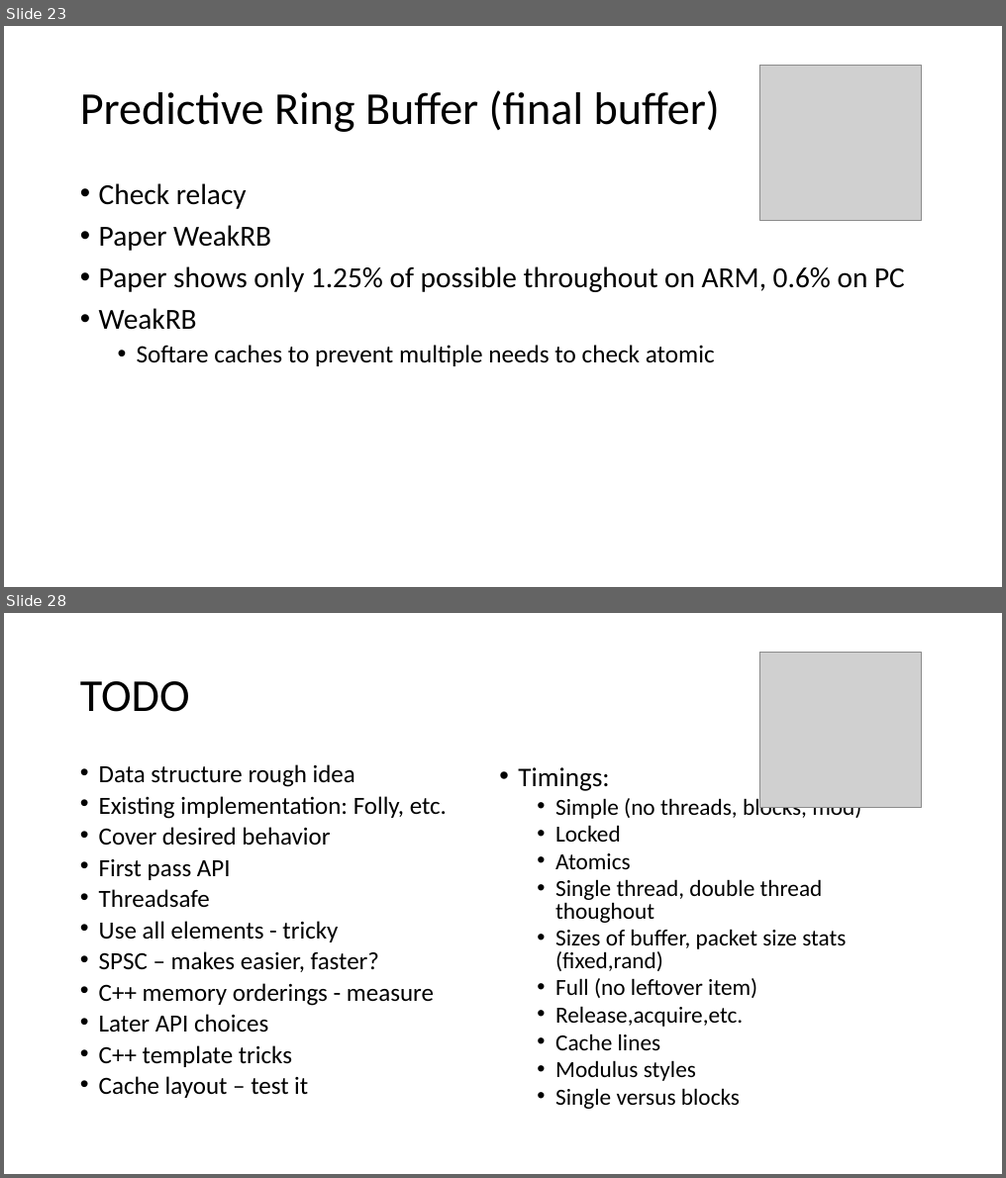
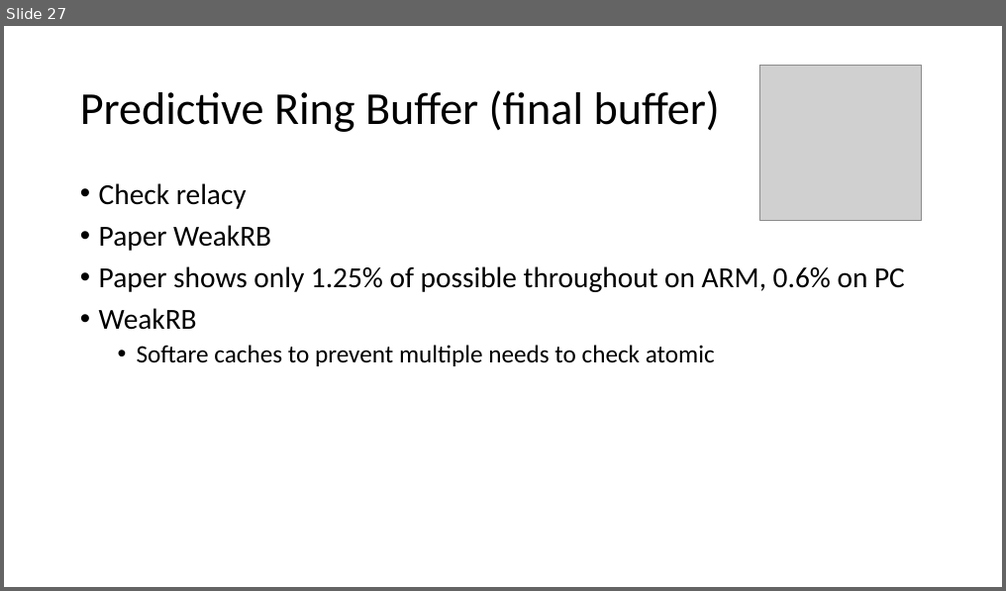
Before and after one commit to ChrisLomont/RingBuffer, a slide deck: Making a Ringbuffer.pptx. Shown one above the other, each under a label of ours: slides 23 and 28 before the commit, slide 27 after it; the slides between them are not shown. The pictures are 1006x1178 and 1006x591 pixels, drawn with LibreOffice and Linux fonts; fonts in the diff are those of the drawing; grey boxes stand for pictures. Boxes give left, top, right and bottom in pixels: in the first picture for what was removed or moved away, otherwise in the second. Text is boxed around its words. In the diff, an @@ line names an element or a change of style, - is before the commit and + after.

Commit message:
cleanup, data

```diff
--- a/Making a Ringbuffer.pptx
+++ b/Making a Ringbuffer.pptx
@@ slide 28 removed at (4,613,1002,1174), background #FFFFFF @@
@@ picture removed at (759,652,921,807) @@
@@ title removed at (80,681,190,712) @@
-TODO
@@ text removed at (99,764,447,1098) @@
-• Data structure rough idea
-• Existing implementation: Folly, etc.
-• Cover desired behavior
-• First pass API
-• Threadsafe
-• Use all elements - tricky
-• SPSC – makes easier, faster?
-• C++ memory orderings - measure
-• Later API choices
-• C++ template tricks
-• Cache layout – test it
@@ text removed at (518,767,861,1109) @@
-• Timings:
-  • Simple (no threads, blocks, mod)
-  • Locked
-  • Atomics
-  • Single thread, double thread thoughout
-  • Sizes of buffer, packet size stats (fixed,rand)
-  • Full (no leftover item)
-  • Release,acquire,etc.
-  • Cache lines
-  • Modulus styles
-  • Single versus blocks
@@ what was slide 23 is now slide 27 @@
```
Also in this commit, not shown: 9 slides changed, 8 slides added, 2 other slides removed, 4 other files.
